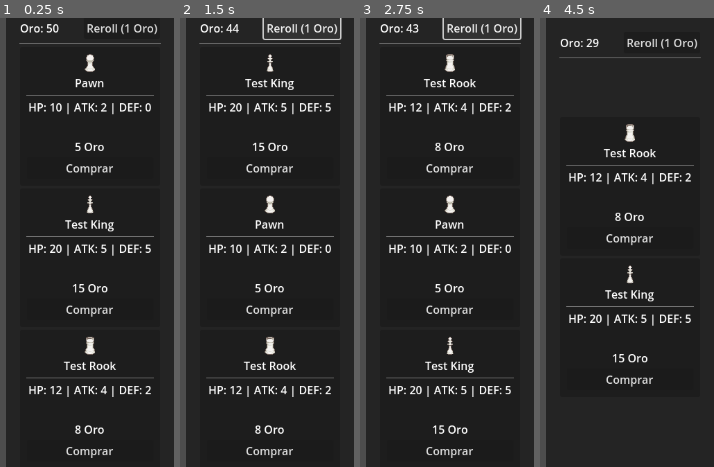
Above: before the commit, frames 1-4 (left to right).
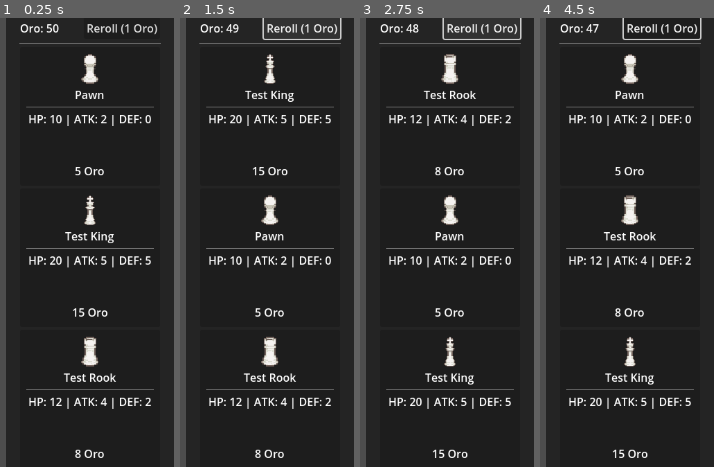
Above: after the commit, the same moments.

Repository: GaloF-1/RogueChess
Game: Godot game, scene res://scenes/tests/TestShop.tscn
Two runs of this game, one before a commit and one after it. Both use one fixed random seed, a clock stepped at 60 frames per second and the inputs below. The project has no main scene, so this scene is started directly.
Inputs (mouse positions are in pixels of both pictures, inside the frame that each line leads up to):
- Up to frame 1 (0.25 s): no input
- Up to frame 2 (1.5 s): click (270, 166) at 0.5 s, where only the run before the commit has a clickable "Comprar"; click "Reroll (1 Oro)" at 1.25 s
- Up to frame 3 (2.75 s): click "Reroll (1 Oro)" at 2 s
- Up to frame 4 (4.5 s): click (630, 166) at 2.75 s, where only the run before the commit has a clickable "Comprar"; click "Reroll (1 Oro)" at 3.5 s; click (630, 166) at 4.25 s, where only the run before the commit has a clickable "Comprar"

The runs differ from the first frame. In frame 1, 8.5% of the frame differs, in the area x 14-89%, y 8-98%; in frame 2, 8.5%; in frame 3, 8.5%; in frame 4, 9.4%, in the area x 10-94%, y 0-98%.

Commit message:
Tienda con Arrastre
Tienda con arrastre implementada y probada

Diff:
--- /dev/null
+++ b/scenes/tests/TestShopAndBoard.tscn
@@ -0,0 +1,18 @@
+[gd_scene load_steps=4 format=3 uid="uid://cneoxx0w8x58q"]
+
+[ext_resource type="Script" path="res://scripts/tests/TestShopAndBoard.gd" id="1_qahd7"]
+[ext_resource type="PackedScene" uid="uid://duj8w2c5p2aa4" path="res://scenes/chess/Board.tscn" id="2_z7d5w"]
+[ext_resource type="PackedScene" uid="uid://b7naq2v34c6c3" path="res://scenes/ui/Tienda/ShopUI.tscn" id="3_m8ywm"]
+
+[node name="TestShopAndBoard" type="Node2D"]
+script = ExtResource("1_qahd7")
+
+[node name="Board" parent="." instance=ExtResource("2_z7d5w")]
+position = Vector2(64, 64)
+
+[node name="ShopUI" parent="." instance=ExtResource("3_m8ywm")]
+layout_mode = 0
+offset_left = 700.0
+offset_top = 64.0
+offset_right = 1000.0
+offset_bottom = 600.0
--- a/scripts/board/Board.gd
+++ b/scripts/board/Board.gd
@@ -23,12 +23,31 @@
 		if child is Piece and child.initial_coord.x < 0:
 			_snap_all_pieces_to_grid()
 	_rebuild_index()
+	add_to_group("board")
 	if debug_mode:
 		_validate_unique_coords()
 		_debug_dump_board()
 		_update_tiles_overlay()
 		print("[TURN] Turno inicial: ", _color_str(current_turn))
 	queue_redraw()
+
+func place_new_piece(blueprint: PieceBlueprint, coord: Vector2i) -> void:
+	if not blueprint:
+		push_error("[Board] Se intentó colocar una pieza con un blueprint nulo.")
+		return
+
+	var new_piece := blueprint.instantiate()
+	if new_piece:
+		var pieces_node = $Pieces
+		if not pieces_node:
+			push_error("[Board] No se encuentra el nodo 'Pieces'.")
+			return
+
+		pieces_node.add_child(new_piece)
+		new_piece.coord = coord # El setter de la pieza se encarga de la posición y el índice
+		print("[Board] Pieza nueva '", new_piece.name, "' colocada en ", coord)
+	else:
+		push_error("[Board] No se pudo instanciar la pieza desde el blueprint.")
 
 func _draw() -> void:
 	pass  # Fondo opcional si lo necesitas
@@ -218,3 +237,9 @@
 
 func get_legal_moves() -> Array[Vector2i]:
 	return _legal_moves
+
+func clear_board() -> void:
+	for piece in $Pieces.get_children():
+		piece.queue_free()
+	_piece_index.clear()
+	print("[Board] Tablero limpiado (piezas e índice).")
--- /dev/null
+++ b/scripts/tests/TestShopAndBoard.gd
@@ -0,0 +1,27 @@
+extends Node2D
+
+@onready var board: Board = $Board
+@onready var shop_ui: Control = $ShopUI
+@onready var shop: Shop = $ShopUI/Shop
+
+func _ready() -> void:
+	# 1. Clear the board using the new centralized method
+	board.clear_board()
+
+	# 2. Populate the shop with all available blueprints, imitating TestShop.gd
+	var pawn_bp = load("res://assets/blueprints/pawn_blueprint.tres")
+	var rook_bp = load("res://assets/blueprints/test_rook_blueprint.tres")
+	var king_bp = load("res://assets/blueprints/test_king_blueprint.tres")
+
+	shop.all_blueprints = [pawn_bp, rook_bp, king_bp]
+	print("[TestScene] Shop blueprints configured.")
+
+	# 3. Give the player some gold for testing
+	if not PlayerLoad.has_meta("initialized_for_test"):
+		PlayerLoad.gold = 50
+		PlayerLoad.set_meta("initialized_for_test", true)
+	print("[TestScene] Player gold set to 50 for testing.")
+
+	# 4. Generate initial offers
+	shop.generate_offers()
+	print("[TestScene] Initial shop offers generated.")
--- a/scripts/ui/ShopOfferCard.gd
+++ b/scripts/ui/ShopOfferCard.gd
@@ -10,8 +10,81 @@
 var blueprint: PieceBlueprint
 var shop: Shop
 
+var _is_dragging := false
+var _ghost_piece: Node2D = null
+
 func _ready() -> void:
-	buy_button.pressed.connect(_on_buy_pressed)
+	# Ya no usamos el botón de comprar, la tarjeta entera es interactiva.
+	# La conexión se deja por si el botón sigue en la escena, pero no hará nada.
+	buy_button.pressed.disconnect(_on_buy_pressed)
+	buy_button.visible = false # Ocultamos el botón
+
+func _gui_input(event: InputEvent) -> void:
+	if event is InputEventMouseButton and event.button_index == MOUSE_BUTTON_LEFT:
+		if event.pressed:
+			_start_drag()
+		elif _is_dragging:
+			_end_drag()
+
+	if event is InputEventMouseMotion and _is_dragging:
+		_on_drag()
+
+func _start_drag() -> void:
+	if not PlayerLoad.can_spend(blueprint.cost):
+		print("[ShopCard] Oro insuficiente para iniciar arrastre.")
+		# TODO: Añadir feedback visual (ej. vibración)
+		return
+
+	print("[ShopCard] Iniciando arrastre para ", blueprint.piece_name)
+	_is_dragging = true
+
+	# Crear la pieza fantasma
+	_ghost_piece = Node2D.new()
+	var sprite := Sprite2D.new()
+	sprite.texture = blueprint.texture
+	sprite.centered = true
+	# Escalar el sprite para que coincida con el tamaño de las piezas en el tablero
+	# Este valor puede necesitar ajuste.
+	var tile_size = 64.0 # Asumimos 64px, idealmente se obtiene del tablero
+	var tex_size = sprite.texture.get_size()
+	var scale = tile_size * 0.7 / max(tex_size.x, tex_size.y)
+	sprite.scale = Vector2(scale, scale)
+
+	_ghost_piece.add_child(sprite)
+	_ghost_piece.name = "GhostPiece"
+	get_tree().root.add_child(_ghost_piece)
+
+	_ghost_piece.global_position = get_global_mouse_position()
+
+func _on_drag() -> void:
+	if _ghost_piece:
+		_ghost_piece.global_position = get_global_mouse_position()
+
+func _end_drag() -> void:
+	print("[ShopCard] Finalizando arrastre.")
+	_is_dragging = false
+
+	var board: Board = get_tree().get_first_node_in_group("board")
+
+	if board:
+		var target_coord := board.position_to_coord(board.to_local(get_global_mouse_position()))
+		var is_valid_placement := board.is_coord_empty(target_coord) # Por ahora, cualquier casilla vacía es válida
+
+		print("[ShopCard] Drop en coord: ", target_coord, " | Válido: ", is_valid_placement)
+
+		if is_valid_placement:
+			# Intentar comprar y luego colocar
+			var purchased_bp = shop.purchase(blueprint)
+			if purchased_bp:
+				board.place_new_piece(purchased_bp, target_coord)
+		else:
+			print("[ShopCard] Colocación inválida.")
+			# TODO: Añadir feedback visual (ej. fantasma en rojo)
+
+	# Limpiar la pieza fantasma
+	if is_instance_valid(_ghost_piece):
+		_ghost_piece.queue_free()
+	_ghost_piece = null
 
 # Esta función es llamada por la UI principal para configurar la tarjeta
 func setup(bp: PieceBlueprint, s: Shop) -> void:
@@ -20,23 +93,10 @@
 
 	# Actualizar los textos y la imagen de la UI
 	piece_texture.texture = bp.texture
-	print("Blueprint texture: ", bp.texture)
-	print("PieceTexture node texture: ", piece_texture.texture)
 	name_label.text = bp.piece_name
 	cost_label.text = str(bp.cost) + " Oro"
 	stats_label.text = "HP: %d | ATK: %d | DEF: %d" % [bp.max_hp, bp.attack_damage, bp.defense]
 
-
+# La función original del botón ya no es necesaria
 func _on_buy_pressed() -> void:
-	if not blueprint or not shop:
-		return
-
-	# Intentar comprar el objeto a través de la tienda principal
-	var purchased_bp = shop.purchase(blueprint)
-
-	if purchased_bp:
-		# Si la compra tiene éxito, el objeto ya no está disponible.
-		# La UI principal se encargará de refrescar las ofertas, pero podemos
-		# deshabilitar el botón para dar feedback inmediato.
-		buy_button.disabled = true
-		buy_button.text = "Comprado"
+	pass
Not shown, added: scripts/tests/TestShopAndBoard.gd.uid
Not shown, changed: README.md
